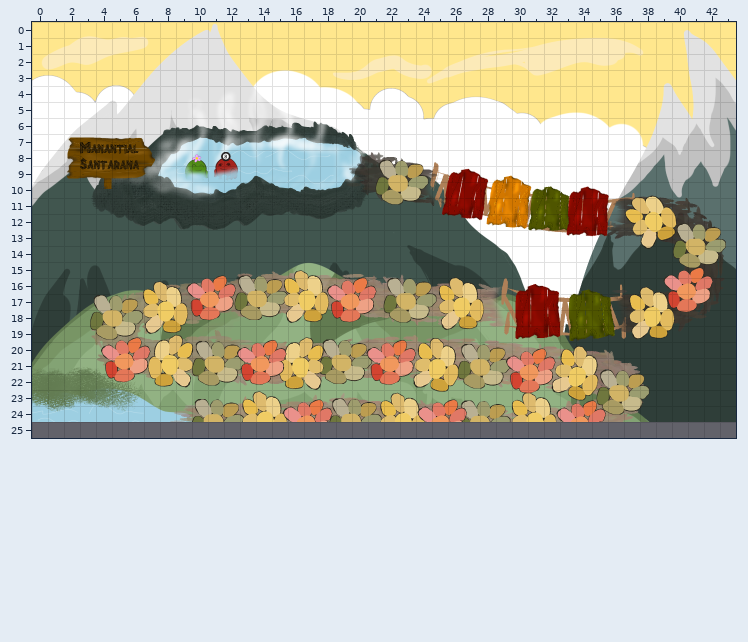
Tiled map (JSON): public/assets/tilemaps/tablero.json. The first picture shows the starting point.
Cells are 32x32 px. Shown: x 0..43, y 0..25. Tiles whose own drawing changed are shown in their newer look in all pictures. The old version is drawn lined up with the new one.
The same view after the edit:
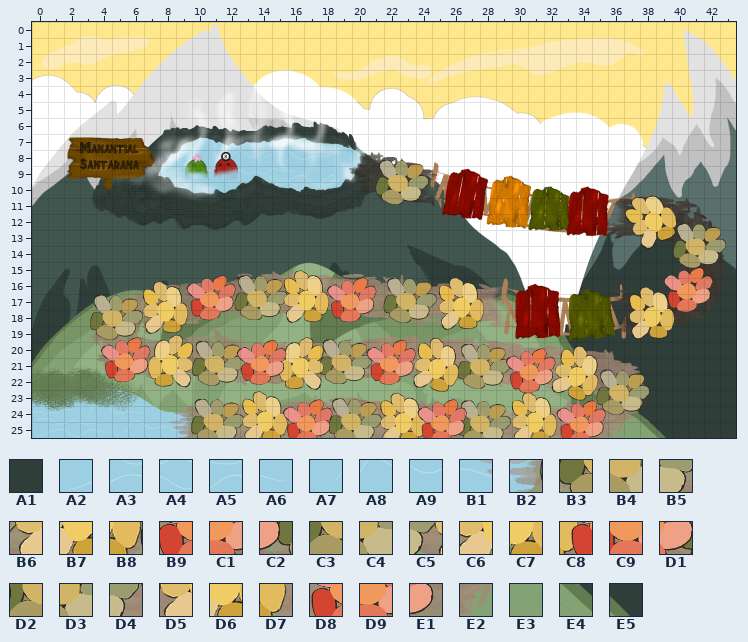
Key: from "tablero_bg": A1 655, A2 1100, A3 1101, A4 1102, A5 1103, A6 1104, A7 1105, A8 1106, A9 1107, B1 1108, B2 1109, B3 1110, B4 1111, B5 1112, B6 1113, B7 1114, B8 1115, B9 1116, C1 1117, C2 1118, C3 1119, C4 1120, C5 1121, C6 1122, C7 1123, C8 1124, C9 1125, D1 1126, D2 1127, D3 1128, D4 1129, D5 1130, D6 1131, D7 1132, D8 1133, D9 1134, E1 1135, E2 1136, E3 1137, E4 1138, E5 1139.
__ is an empty cell.
The commit says: Reemplazo de viejas imagenes por nuevas, así como de tablero el cual fue actualizado en Tiled
From old to new:
map size 44x25 -> 44x26 cells
Layer "Fondo":
y 25: x 0..43 __ __ __ __ __ __ __ __ __ __ __ __ __ __ __ __ __ __ __ __ __ __ __ __ __ __ __ __ __ __ __ __ __ __ __ __ __ __ __ __ __ __ __ __ -> A2 A3 A4 A5 A6 A7 A8 A9 B1 B2 B3 B4 B5 B6 B7 B8 B9 C1 C2 C3 C4 C5 C6 C7 C8 C9 D1 D2 D3 D4 D5 D6 D7 D8 D9 E1 E2 E3 E4 E5 A1 A1 A1 A1
Changed places in both pictures, as pixel boxes (x1, y1, x2, y2):
added: (32, 422, 736, 438)
